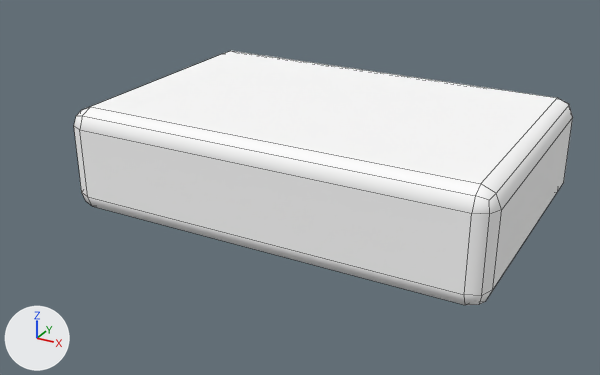
A saved change to the OBJ model gunsmod/src/main/resources/assets/gunsmod/models/entity/airdef/sam_tamir/head.obj.
Rendered twice from a 50 mm lens placed at (1.754, -2.98, 2.58), pointed at (0.473, -0.651, 1.416). Every picture has the same lights, and +X, +Y and +Z are marked at lower left. The picture after the commit comes second. Mesh edges are drawn as thin lines. Where no turn or scale is listed for an object, it has been applied to the vertices.

The first picture shows 'head'.
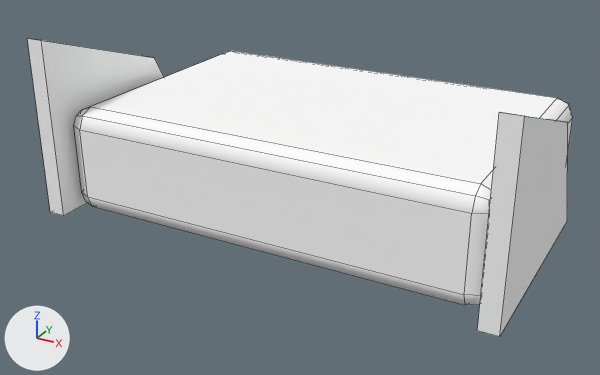
Diff of the bpy script that builds the scene:
```diff
--- a/gunsmod/src/main/resources/assets/gunsmod/models/entity/airdef/sam_tamir/head.obj.py
+++ b/gunsmod/src/main/resources/assets/gunsmod/models/entity/airdef/sam_tamir/head.obj.py
@@ me_head @@
 # used by ob_head; location = (0.0, 0.0, 0.0)
 # verts and faces of me_head; kept vertices keep their numbers, new ones are numbered from 56
-me_head.from_pydata(...)  # 56 vertices, 54 faces; spans x -0.25..1.25, y -1.0..0.0, z 1.31..1.69
+me_head.from_pydata(...)  # 72 vertices, 66 faces; spans x -0.31..1.31, y -1.06..0.0, z 1.31..1.94
+# me_head part 1
+verts[56] = (-0.31, -1.06, 1.31)  # pixel (50, 212)
+verts[57] = (-0.31, -0.25, 1.31)
+verts[58] = (-0.31, -1.06, 1.94)  # pixel (27, 38)
+verts[59] = (-0.31, -0.5, 1.75)  # pixel (141, 55)
+verts[60] = (1.25, -1.06, 1.31)  # pixel (477, 330)
+verts[61] = (1.25, -0.25, 1.31)
+verts[62] = (1.25, -1.06, 1.94)  # pixel (499, 112)
+verts[63] = (1.25, -0.5, 1.75)  # pixel (546, 119)
+for new, old in zip([*range(64, 72)], [*range(56, 64)]): verts[new] = verts[old] + (0.06, 0.0, 0.0)
+faces += [(56, 57, 65, 64), (56, 64, 66, 58), (58, 66, 67, 59), (57, 59, 67, 65), (64, 65, 67, 66), (56, 58, 59, 57)]
+faces += [(60, 61, 69, 68), (60, 68, 70, 62), (62, 70, 71, 63), (61, 63, 71, 69), (68, 69, 71, 70), (60, 62, 63, 61)]
 me_head.materials.append(mat_sand)
```

Changed parts and their boxes (x1, y1, x2, y2) in the pictures (600 x 375 px):
'head', reshaped (9% wider, 18% taller): before (74, 51, 573, 305); after (27, 38, 573, 337)
part 1 of me_head, added: after (27, 38, 568, 337)
